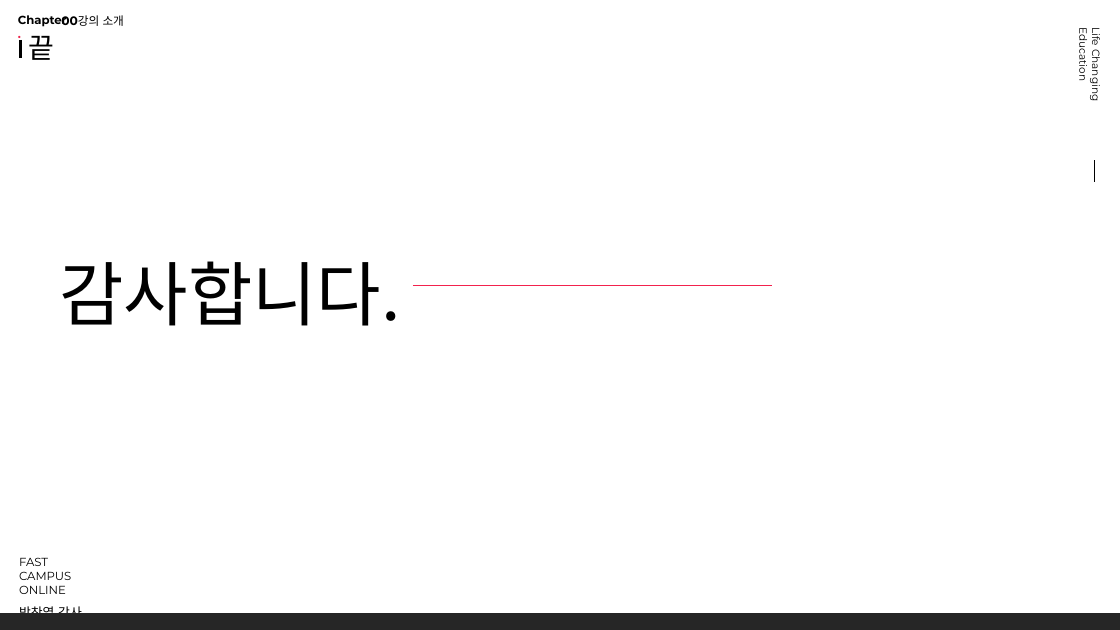
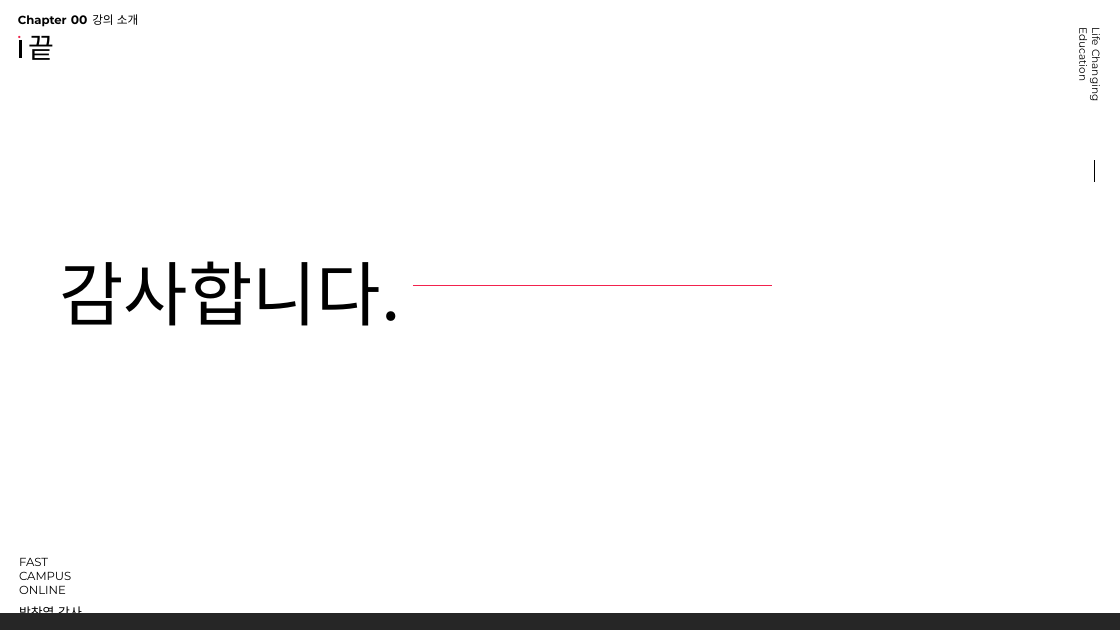
Before and after one commit to mrchypark/fcf-R-basic, a slide deck: slide 18 of slide/chapter00_01.pptx (slide 16 before the commit). Drawn at 1120x630 pixels with LibreOffice and Linux fonts; fonts in the diff are those of the drawing; background and template pictures are left out. Boxes give left, top, right and bottom in pixels: in the first picture for what was removed or moved away, otherwise in the second. Text is boxed around its words. In the diff, an @@ line names an element or a change of style, - is before the commit and + after.

Commit message:
ppt ing

```diff
--- a/slide/chapter00_01.pptx
+++ b/slide/chapter00_01.pptx
@@ text "00": place and size @@
-text "00" at [61,16,78,25]
+text "00" at [71,15,88,24]
@@ text "강의 소개": place and size @@
-text "강의 소개" at [78,15,124,26]
+text "강의 소개" at [92,14,138,25]
```
Also in this commit, not shown: 2 other slides changed, 3 slides added, 1 slide removed, 32 other files.
